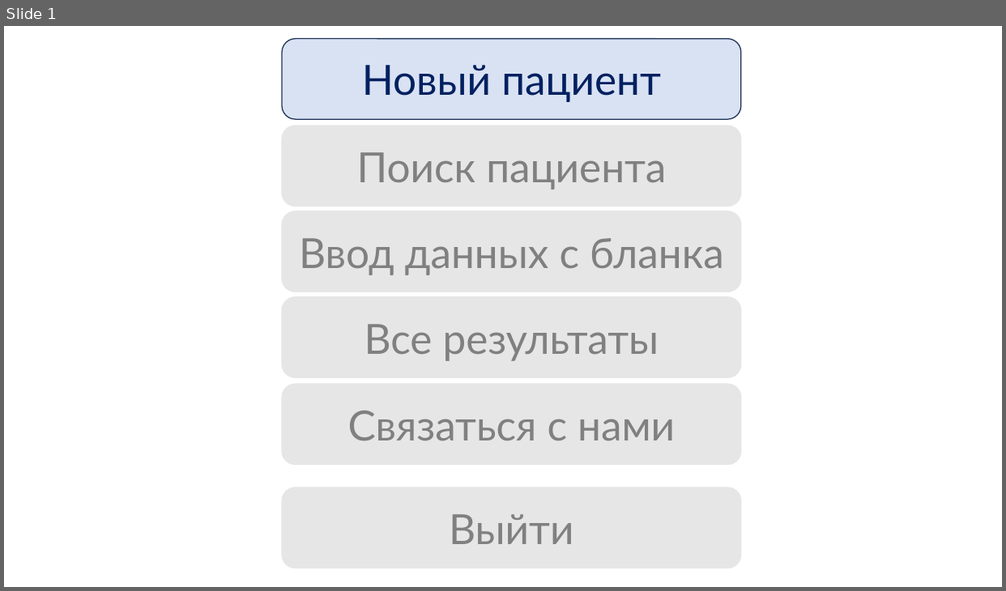
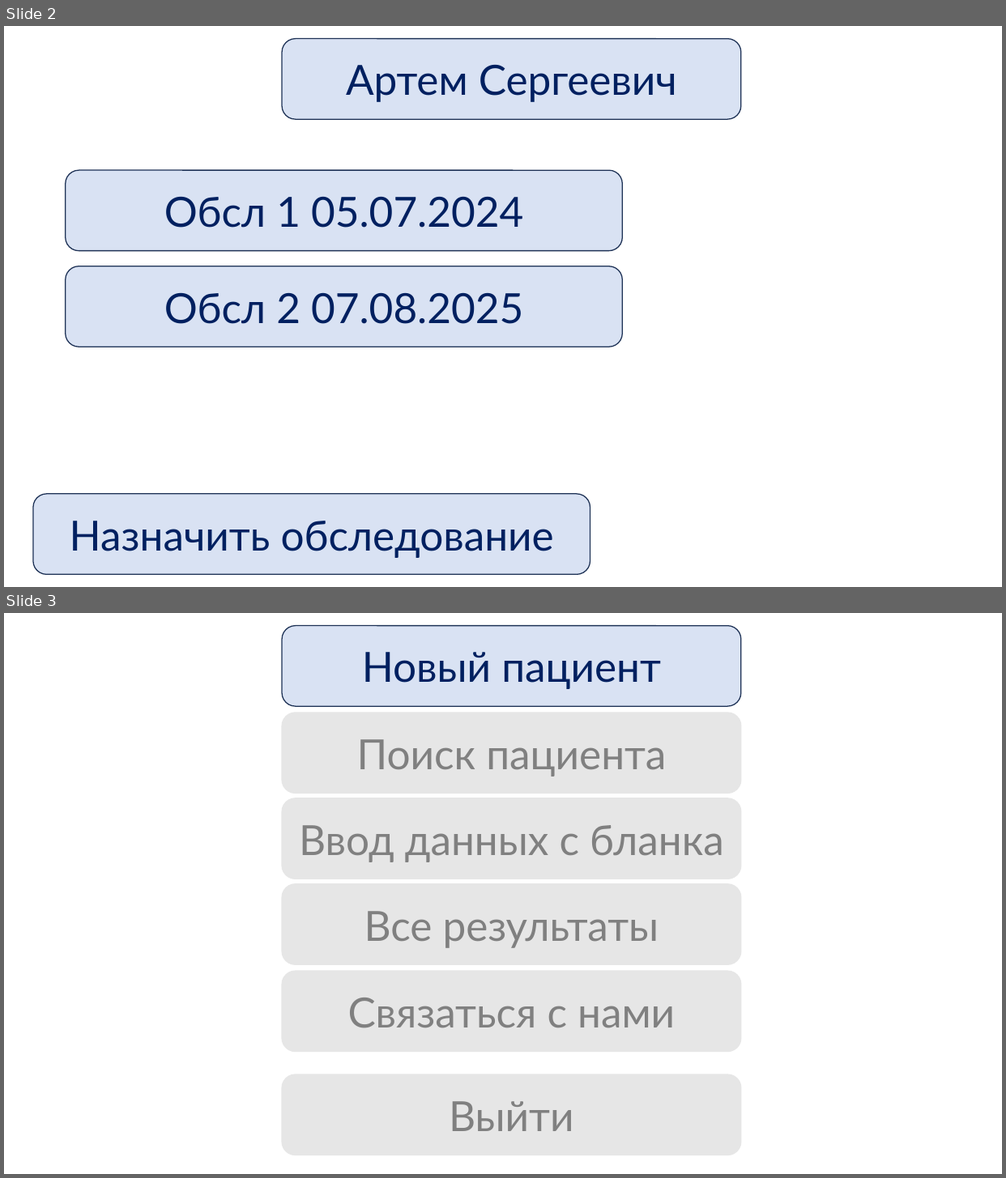
Before and after one commit to r3ctangl3/questionnaire, a slide deck: pptx/ПРОЕКТ-новый пациент.pptx. Shown one above the other, each under a label of ours: slide 1 before the commit, slides 2 and 3 after it. The pictures are 1006x591 and 1006x1178 pixels, drawn with LibreOffice and Linux fonts; fonts in the diff are those of the drawing. Boxes give left, top, right and bottom in pixels: in the first picture for what was removed or moved away, otherwise in the second. Text is boxed around its words. In the diff, an @@ line names an element or a change of style, - is before the commit and + after.

```diff
--- a/pptx/ПРОЕКТ-новый пациент.pptx
+++ b/pptx/ПРОЕКТ-новый пациент.pptx
@@ slide 2 added at <box>4,26,1002,587</box>, background #FFFFFF @@
@@ rounded rectangle added at <box>282,39,740,120</box>, fill #D9E2F3, outline #1E3256 1 pt, 40 pt, text #002060 @@
+Артем Сергеевич
@@ rounded rectangle added at <box>66,170,622,251</box>, fill #D9E2F3, outline #1E3256 1 pt, 40 pt, text #002060 @@
+Обсл 1 05.07.2024
@@ rounded rectangle added at <box>66,267,622,347</box>, fill #D9E2F3, outline #1E3256 1 pt, 40 pt, text #002060 @@
+Обсл 2 07.08.2025
@@ rounded rectangle added at <box>33,494,590,574</box>, fill #D9E2F3, outline #1E3256 1 pt, 40 pt, text #002060 @@
+Назначить обследование
@@ what was slide 1 is now slide 3 @@
```
Also in this commit, not shown: 1 slide changed, 1 other slide added, 1 other file.
